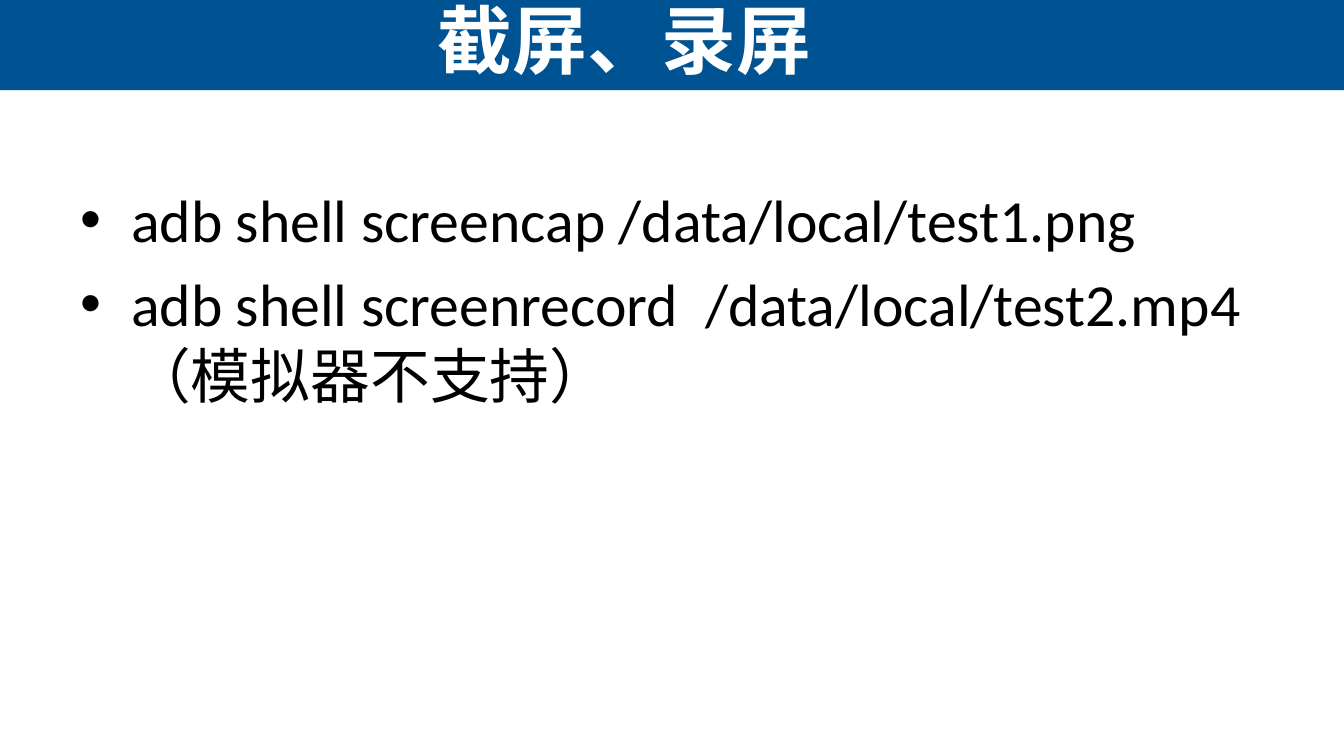
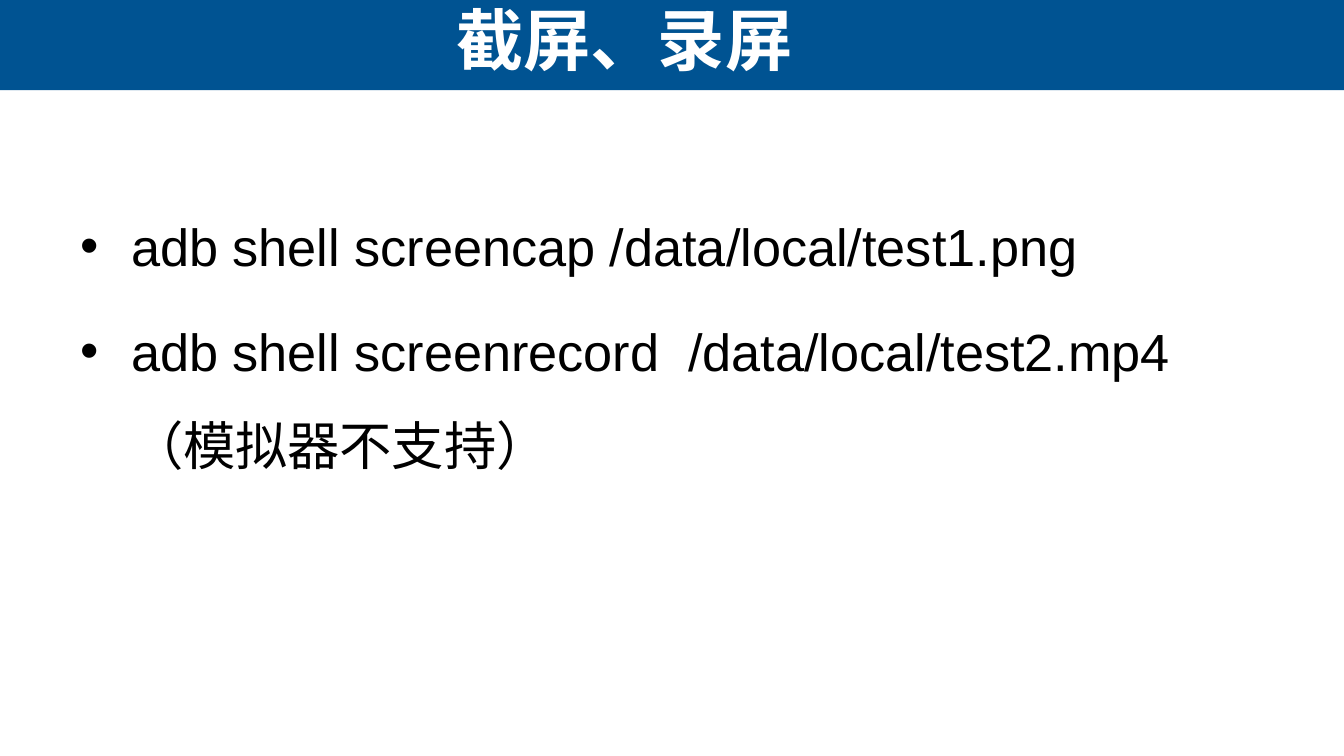
Before and after one commit to lihuanzhen2016/app-testing, a slide deck: slide 21 of PPT/03 ADB命令.pptx. Drawn at 1344x756 pixels with LibreOffice and Linux fonts; fonts in the diff are those of the drawing. Boxes give left, top, right and bottom in pixels: in the first picture for what was removed or moved away, otherwise in the second. Text is boxed around its words. In the diff, an @@ line names an element or a change of style, - is before the commit and + after.

```diff
--- a/PPT/03 ADB命令.pptx
+++ b/PPT/03 ADB命令.pptx
@@ title "截屏、录屏" at (456,8,792,72): size 40 to 36 pt @@
@@ text "adb shell screencap /data/local/test1.png" at (131,228,1170,470): size 32 to 28 pt, font Calibri to Arial; line spacing 1 to 1.5 @@
```
Also in this commit, not shown: 13 other slides changed, 1 slide added, 1 slide removed, 1 other file.
